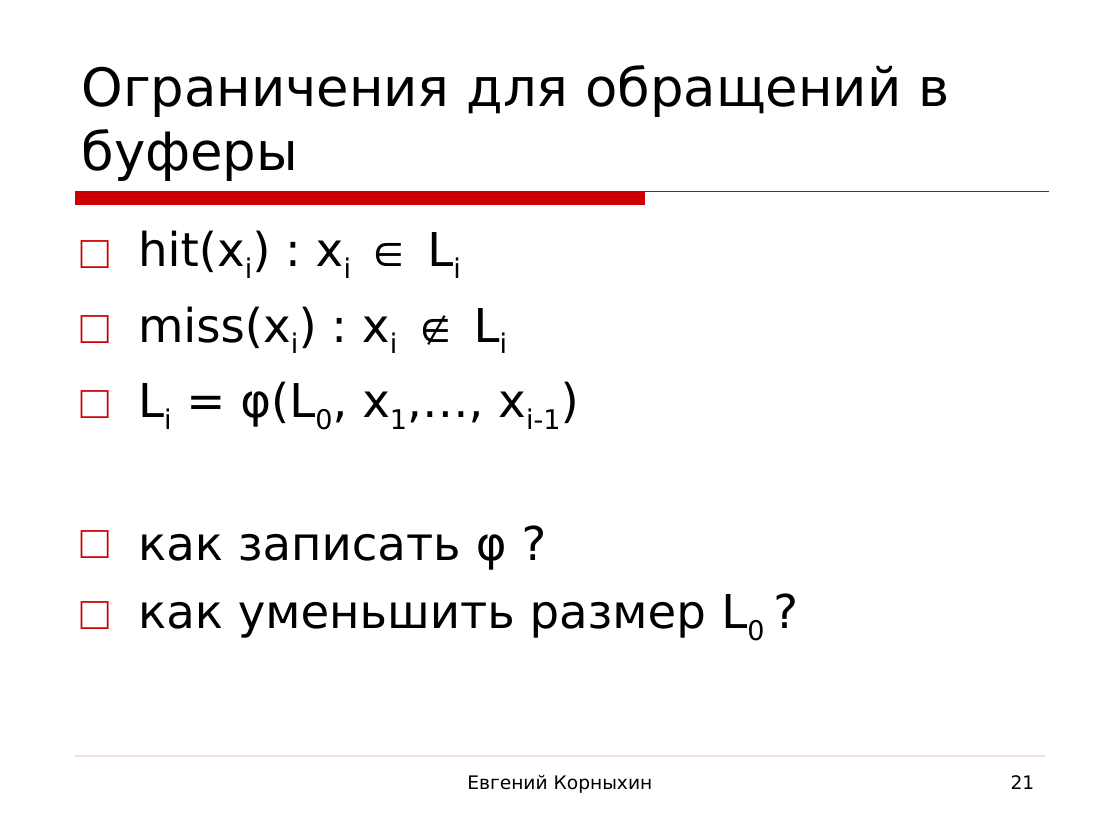
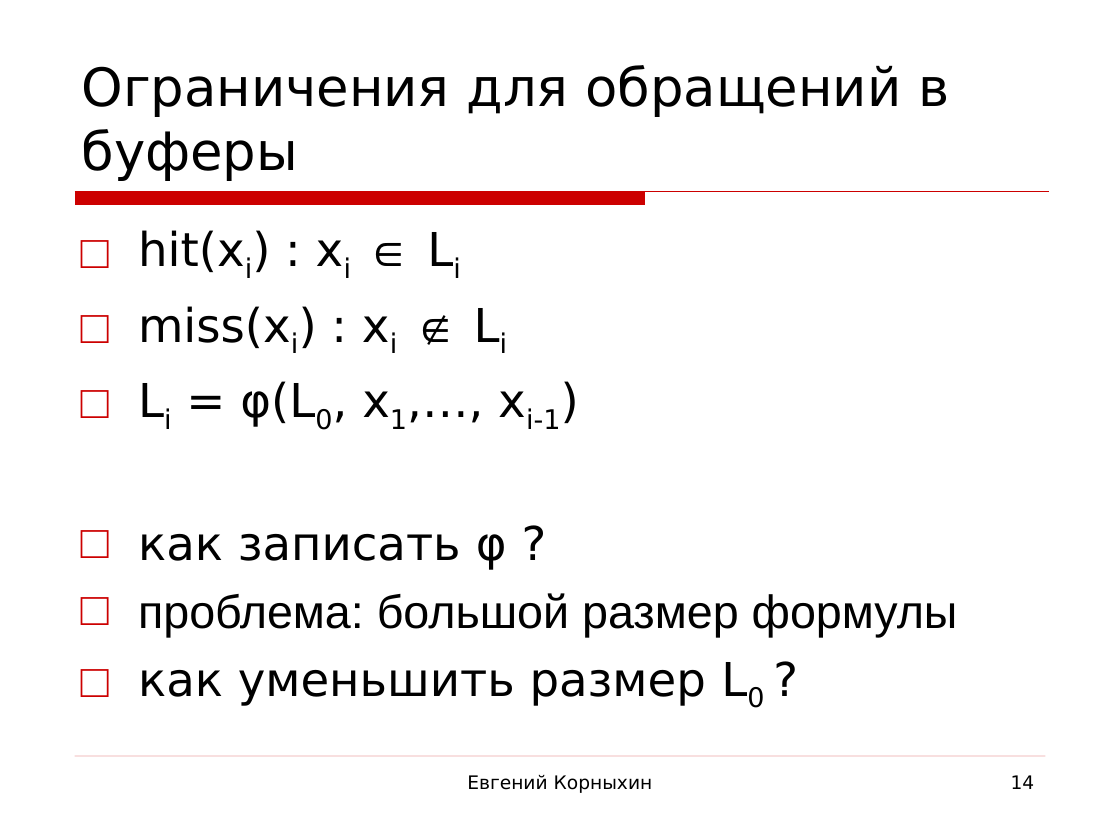
Before and after one commit to kornevgen/tesla-project, a slide deck: slide 14 of papers/THESIS/talks/Oct13 - ISP/isp-slides3.ppt (slide 21 before the commit). Drawn at 1120x840 pixels with LibreOffice and Linux fonts; fonts in the diff are those of the drawing; background and template pictures are left out. Boxes give left, top, right and bottom in pixels: in the first picture for what was removed or moved away, otherwise in the second. Text is boxed around its words. In the diff, an @@ line names an element or a change of style, - is before the commit and + after.

```diff
--- a/papers/THESIS/talks/Oct13 - ISP/isp-slides3.ppt
+++ b/papers/THESIS/talks/Oct13 - ISP/isp-slides3.ppt
@@ text at (138,593,958,637): paragraph added @@
+□ проблема: большой размер формулы
@@ page number at (1011,775,1035,789): text changed @@
-21
+14
```
Also in this commit, not shown: 3 other slides changed, 1 slide added, 6 slides removed.
